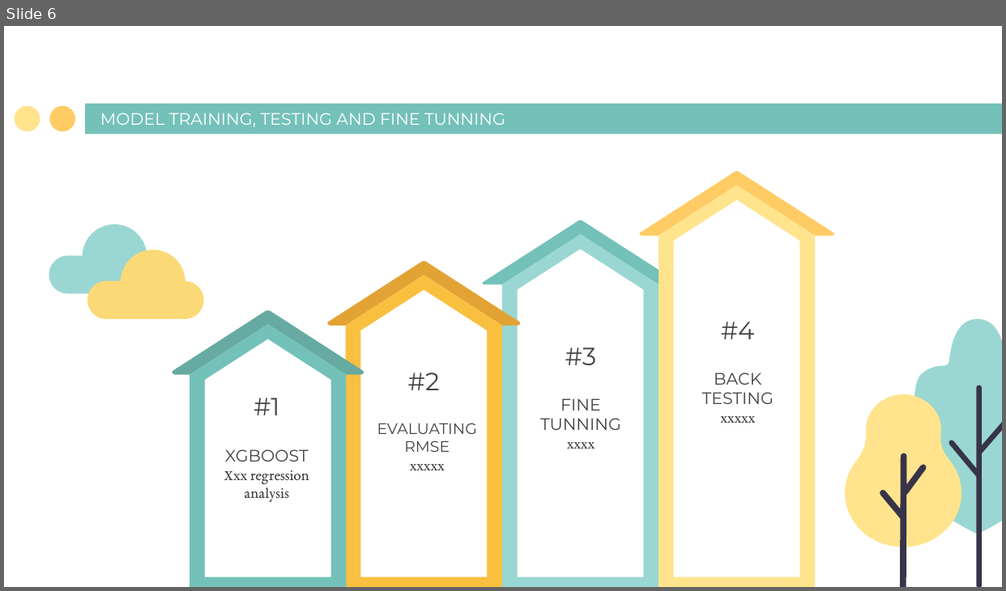
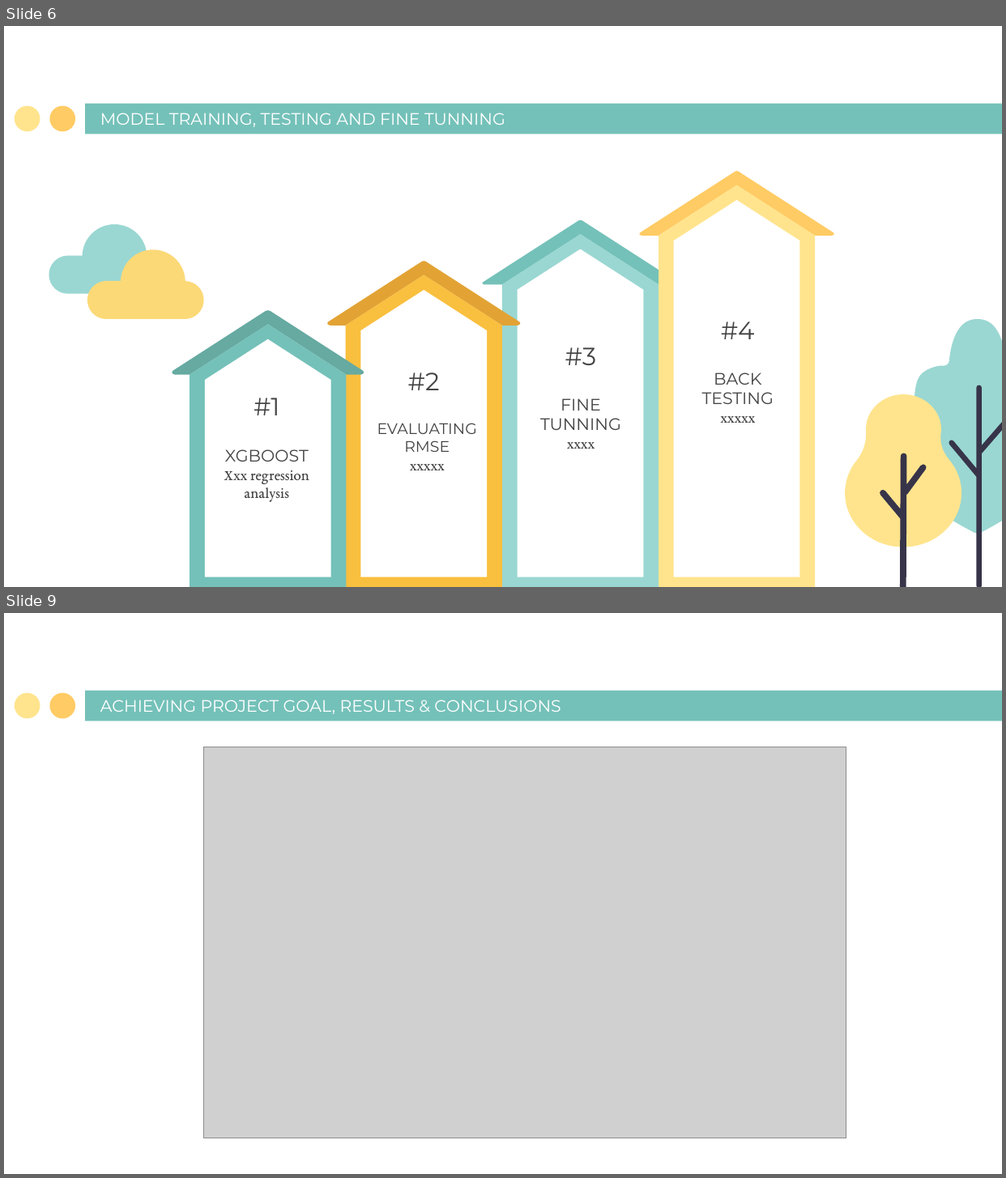
Before and after one commit to BrownTD/Final-Project, a slide deck: Group 2 Final Project House Price Prediction.pptx. Shown one above the other, each under a label of ours: slide 6 before the commit, slides 6 and 9 after it; the slides between them are not shown. The pictures are 1006x591 and 1006x1178 pixels, drawn with LibreOffice and Linux fonts; fonts in the diff are those of the drawing; grey boxes stand for pictures. Boxes give left, top, right and bottom in pixels: in the first picture for what was removed or moved away, otherwise in the second. Text is boxed around its words. In the diff, an @@ line names an element or a change of style, - is before the commit and + after.

```diff
--- a/Group 2 Final Project House Price Prediction.pptx
+++ b/Group 2 Final Project House Price Prediction.pptx
@@ slide 9 added at bbox=[4, 613, 1002, 1174], background #FFFFFF; not listed: 3 template elements that a slide beside it also shows @@
@@ title added at bbox=[100, 700, 560, 714], 12 pt, text #FFFFFF @@
+ACHIEVING PROJECT GOAL, RESULTS & CONCLUSIONS
@@ picture added at bbox=[203, 747, 846, 1139] @@
```
Also in this commit, not shown: 8 slides changed, 5 other slides added.
